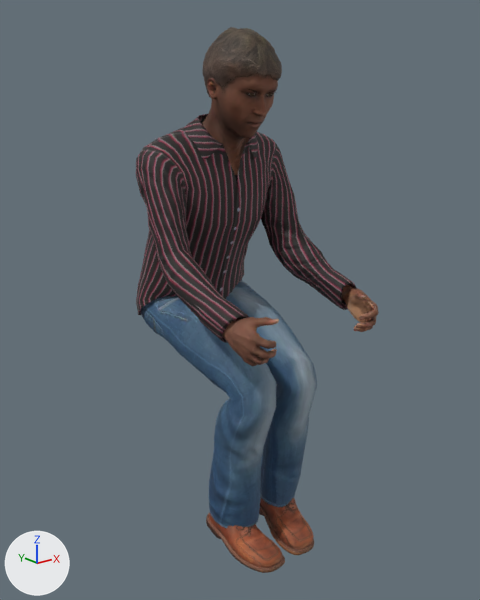
One commit to the glTF model assets/personaggi/realistici/sella-media/uomo-02.glb: the scene before it, then after it.
Camera for both pictures: a 50 mm lens placed at (-1.163, -1.7, 1.334), pointed at (0.005, -0.241, 0.75). The axes (+X, +Y, +Z) are drawn at lower left. The lights are the same throughout. The older version comes first. Vertices at exactly the same position are counted once.

Names of what the first picture shows: 'Human', 'Human.male_casualsuit03', 'Human.shoes01', 'Human.short02'.
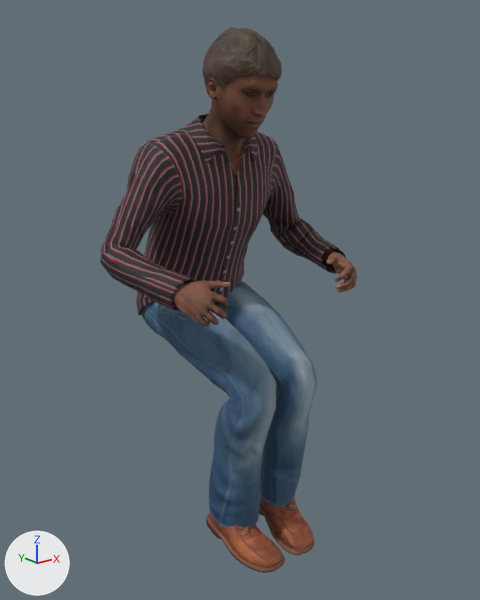
The change in detail:
me_base_001 is used by ob_human; location (0.0, 0.0, -0.281).
me_base_001 had 7992 vertices, 15816 faces and spanned x -0.243..0.243, y -0.601..-0.085, z 0.468..1.761.
me_base_001 now has 7992 vertices, 15816 faces and spans x -0.32..0.32, y -0.471..-0.086, z 0.468..1.761.
me_base_001 part 1: the loose piece of 1689 vertices spanning x -0.243..-0.145, y -0.601..-0.416, z 0.979..1.103 is multiplied about its middle by the matrix ((0.885, -0.34, 0.317), (0.256, 0.925, 0.28), (-0.389, -0.167, 0.906)), then moved by (-0.062, 0.125, 0.071).
me_base_001 part 2: the loose piece of 1689 vertices spanning x 0.145..0.243, y -0.601..-0.416, z 0.979..1.103 is multiplied about its middle by the matrix ((0.885, 0.34, -0.317), (-0.256, 0.925, 0.28), (0.389, -0.167, 0.906)), then moved by (0.062, 0.125, 0.071).
Other edits to the shape of me_base_001 do not show in these pictures.
me_male_casualsuit03 is used by ob_human_male_casualsuit03; location (0.0, 0.0, -0.281).
me_male_casualsuit03 had 2499 vertices, 4800 faces and spanned x -0.258..0.263, y -0.511..0.121, z 0.369..1.556.
me_male_casualsuit03 now has 2499 vertices, 4800 faces and spans x -0.364..0.369, y -0.471..0.121, z 0.369..1.556.
me_male_casualsuit03 part 3: 1186 of 2499 vertices moved; they spanned x -0.258..0.263, y -0.511..0.012, z 1.016..1.546 and now span x -0.364..0.369, y -0.377..0.012, z 1.088..1.546; mean shift (0.0, 0.077, 0.027); largest move (0.172, -0.208, 1.133) -> (0.305, -0.071, 1.144).

Pixel boxes (x1, y1, x2, y2) of what changed, in the pictures (480 x 600 px; the box of a moved part takes in the faces that stretch with it):
'Human.male_casualsuit03', reshaped (11% wider): before (136, 114, 357, 528); after (100, 114, 346, 528)
'Human', reshaped: before (202, 74, 379, 366); after (172, 74, 357, 327)
part 1 of me_base_001, moved or reshaped: before (222, 317, 279, 366); after (172, 280, 231, 327)
part 2 of me_base_001, moved or reshaped: before (341, 285, 379, 332); after (322, 249, 357, 292)
part 3 of me_male_casualsuit03, moved or reshaped: before (136, 117, 357, 343); after (100, 117, 346, 310)
